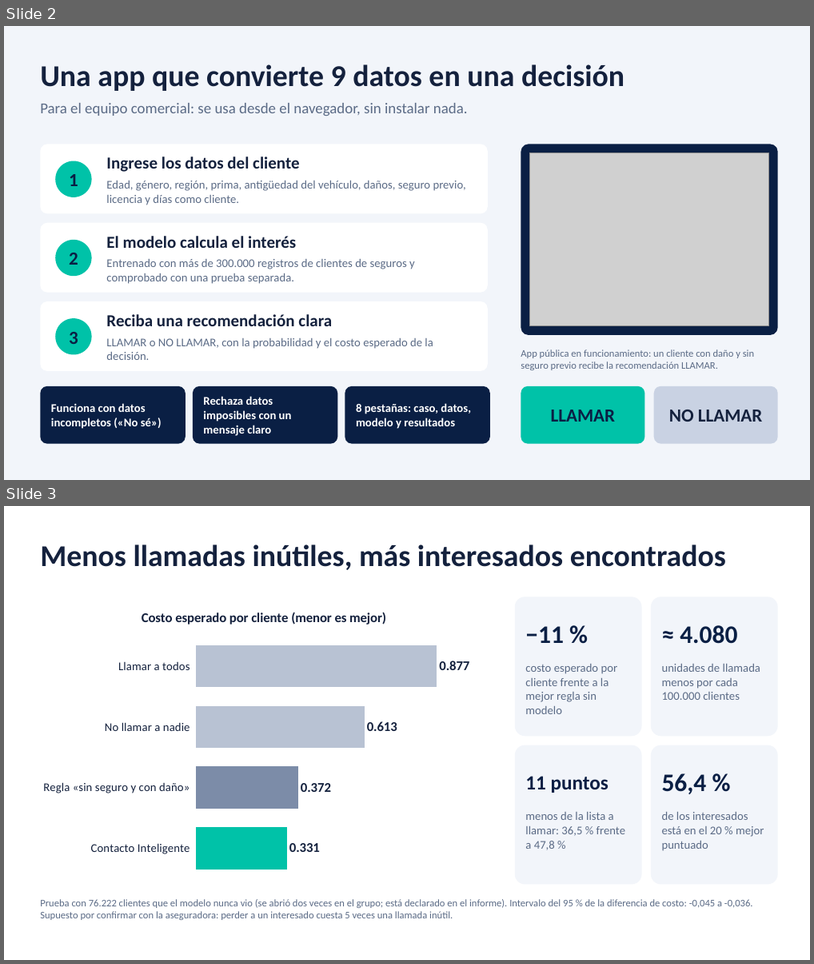
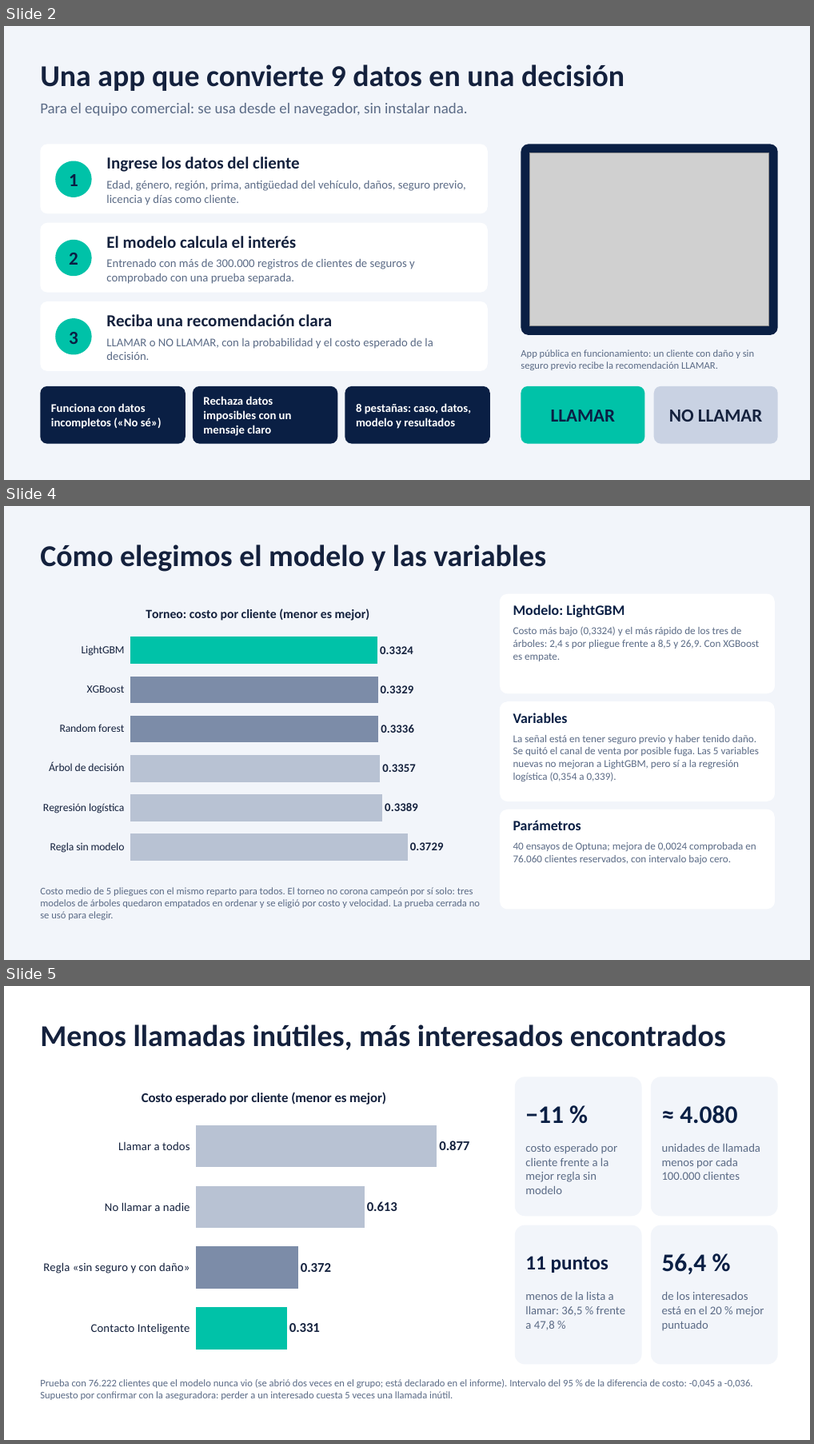
Before and after one commit to andiryospina/proyecto_venta_cruzada_seguro, a slide deck: presentacion/Contacto_Inteligente.pptx. Shown one above the other, each under a label of ours: slides 2 and 3 before the commit, slides 2, 4 and 5 after it; the slides between them are not shown. The pictures are 814x964 and 814x1444 pixels, drawn with LibreOffice and Linux fonts; fonts in the diff are those of the drawing; grey boxes stand for pictures. Boxes give left, top, right and bottom in pixels: in the first picture for what was removed or moved away, otherwise in the second. Text is boxed around its words. In the diff, an @@ line names an element or a change of style, - is before the commit and + after.

```diff
--- a/presentacion/Contacto_Inteligente.pptx
+++ b/presentacion/Contacto_Inteligente.pptx
@@ slide 4 added at bbox=[4, 506, 810, 960], background #F2F5FA @@
@@ text added at bbox=[40, 544, 546, 572], 36 pt, text #14213D, bold @@
+Cómo elegimos el modelo y las variables
@@ bar chart added at bbox=[34, 594, 482, 872] @@
+title "Torneo: costo por cliente (menor es mejor)"
+categories: LightGBM, XGBoost, Random forest, Árbol de decisión, Regresión logística, Regla sin modelo
+Torneo: costo por cliente (menor es mejor): 0.3324, 0.3329, 0.3336, 0.3357, 0.3389, 0.3729
@@ rounded rectangle added at bbox=[500, 594, 775, 693], fill #FFFFFF @@
@@ text added at bbox=[514, 604, 625, 617], 17 pt, text #0A1F44, bold @@
+Modelo: LightGBM
@@ text added at bbox=[514, 626, 759, 661], 12.5 pt, text #5B6B86 @@
+Costo más bajo (0,3324) y el más rápido de los tres de árboles: 2,4 s por pliegue frente a 8,5 y 26,9. Con XGBoost es empate.
@@ rounded rectangle added at bbox=[500, 701, 775, 801], fill #FFFFFF @@
@@ text added at bbox=[514, 712, 568, 723], 17 pt, text #0A1F44, bold @@
+Variables
@@ text added at bbox=[514, 735, 759, 781], 12.5 pt, text #5B6B86 @@
+La señal está en tener seguro previo y haber tenido daño. Se quitó el canal de venta por posible fuga. Las 5 variables nuevas no mejoran a LightGBM, pero sí a la regresión logística (0,354 a 0,339).
@@ rounded rectangle added at bbox=[500, 809, 775, 909], fill #FFFFFF @@
@@ text added at bbox=[514, 820, 582, 830], 17 pt, text #0A1F44, bold @@
+Parámetros
@@ text added at bbox=[514, 842, 756, 864], 12.5 pt, text #5B6B86 @@
+40 ensayos de Optuna; mejora de 0,0024 comprobada en 76.060 clientes reservados, con intervalo bajo cero.
@@ text added at bbox=[40, 887, 480, 920], 12 pt, text #5B6B86 @@
+Costo medio de 5 pliegues con el mismo reparto para todos. El torneo no corona campeón por sí solo: tres modelos de árboles quedaron empatados en ordenar y se eligió por costo y velocidad. La prueba cerrada no se usó para elegir.
@@ what was slide 3 is now slide 5 @@
```
Also in this commit, not shown: 2 other slides added.
